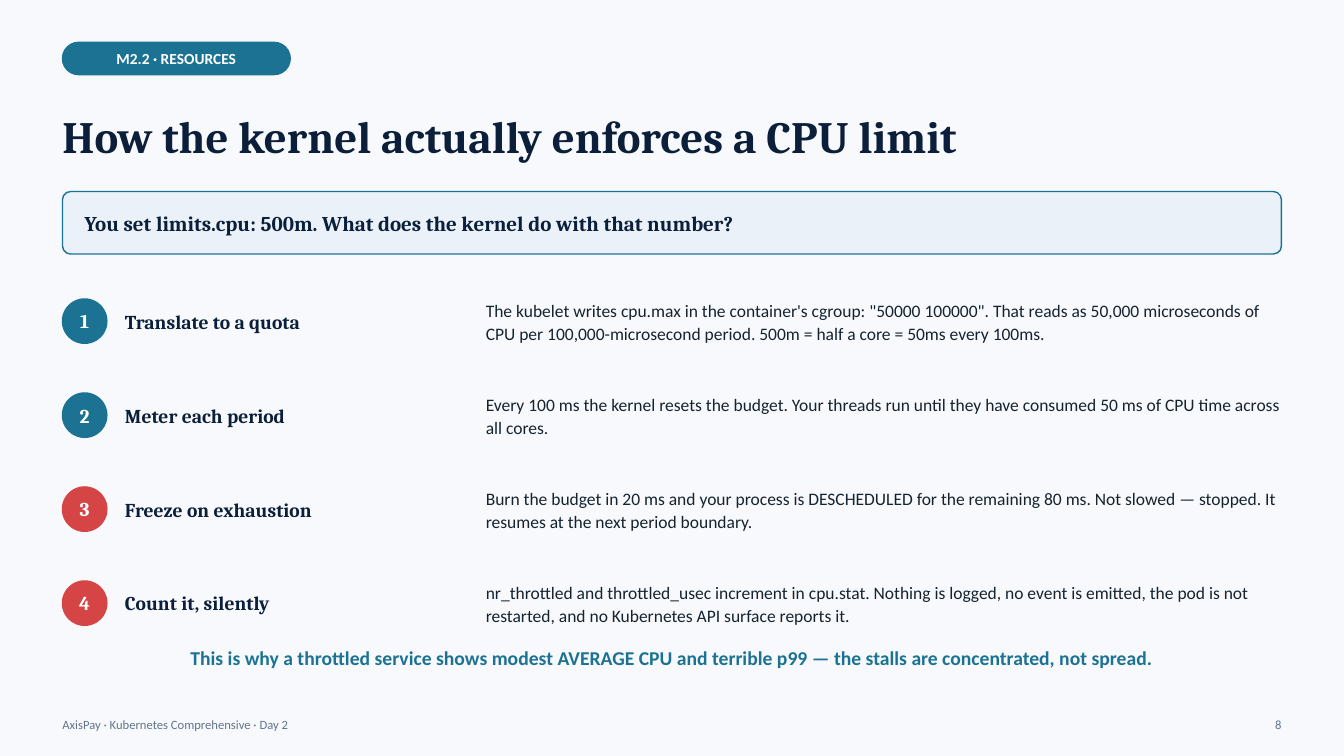
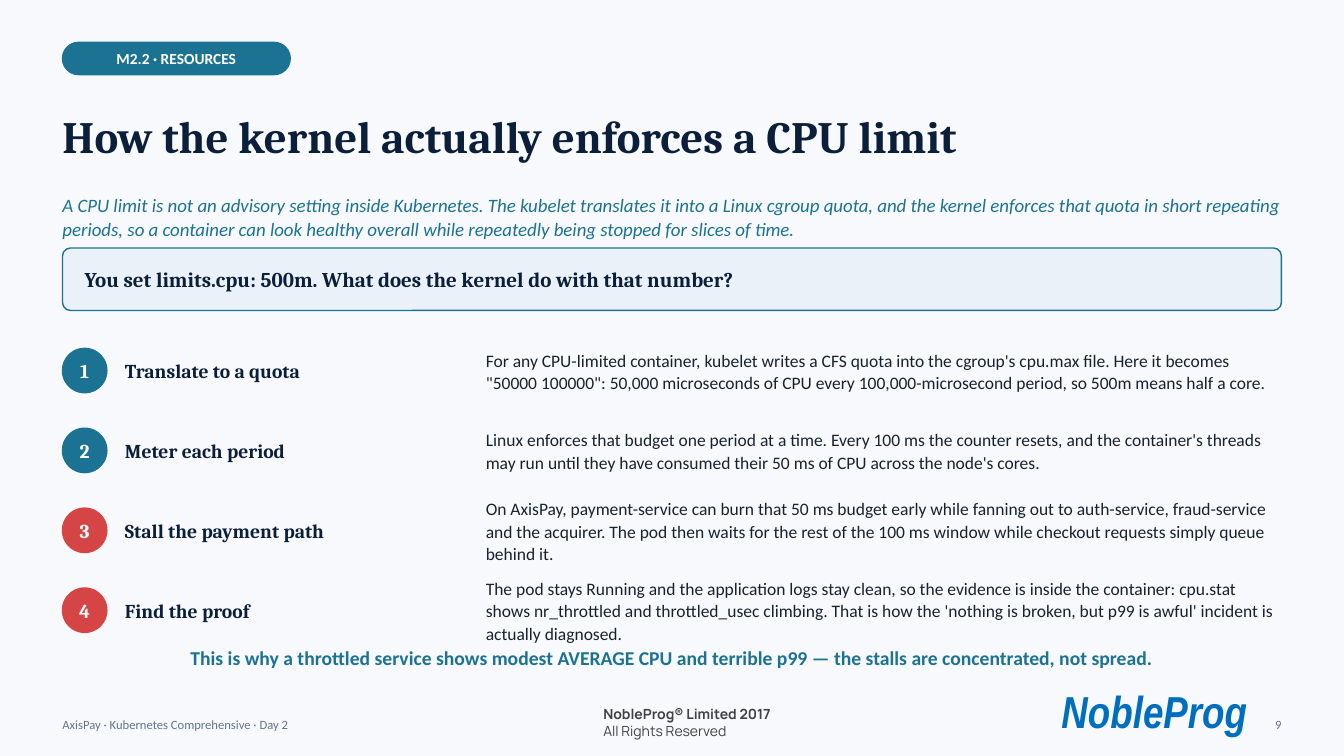
Before and after one commit to kumbulanit/kubernetescompr, a slide deck: slide 9 of days/day2/AxisPay-K8s-Day2.pptx (slide 8 before the commit). Drawn at 1344x756 pixels with LibreOffice and Linux fonts; fonts in the diff are those of the drawing; background and template pictures are left out. Boxes give left, top, right and bottom in pixels: in the first picture for what was removed or moved away, otherwise in the second. Text is boxed around its words. In the diff, an @@ line names an element or a change of style, - is before the commit and + after.

```diff
--- a/days/day2/AxisPay-K8s-Day2.pptx
+++ b/days/day2/AxisPay-K8s-Day2.pptx
@@ text added at (x1=62, y1=199, x2=1280, y2=240), 13.5 pt, text #1C7293, italic @@
+A CPU limit is not an advisory setting inside Kubernetes. The kubelet translates it into a Linux cgroup quota, and the kernel enforces that quota in short repeating periods, so a container can look healthy overall while repeatedly being stopped for slices of time.
@@ rounded rectangle moved from (x1=63, y1=192, x2=1281, y2=254) to (x1=63, y1=248, x2=1281, y2=311) @@
@@ text "You set limits.cpu: 500m. What ..." moved from (x1=85, y1=216, x2=733, y2=236) to (x1=85, y1=272, x2=733, y2=292) @@
@@ text "1" moved from (x1=80, y1=315, x2=89, y2=328) to (x1=80, y1=365, x2=89, y2=378) @@
@@ ellipse moved from (x1=63, y1=299, x2=107, y2=344) to (x1=63, y1=349, x2=107, y2=393) @@
@@ text "Translate to a quota" moved from (x1=125, y1=315, x2=300, y2=333) to (x1=125, y1=364, x2=300, y2=382) @@
@@ text at (x1=486, y1=355, x2=1265, y2=392): text changed @@
-The kubelet writes cpu.max in the container's cgroup: "50000 100000". That reads as 50,000 microseconds of CPU per 100,000-microsecond period. 500m = half a core = 50ms every 100ms.
+For any CPU-limited container, kubelet writes a CFS quota into the cgroup's cpu.max file. Here it becomes "50000 100000": 50,000 microseconds of CPU every 100,000-microsecond period, so 500m means half a core.
@@ text "Meter each period" moved from (x1=125, y1=409, x2=285, y2=427) to (x1=125, y1=444, x2=285, y2=462) @@
@@ text "2" moved from (x1=80, y1=409, x2=90, y2=423) to (x1=80, y1=444, x2=90, y2=458) @@
@@ ellipse moved from (x1=63, y1=393, x2=107, y2=438) to (x1=63, y1=429, x2=107, y2=473) @@
@@ text at (x1=486, y1=434, x2=1261, y2=472): text changed @@
-Every 100 ms the kernel resets the budget. Your threads run until they have consumed 50 ms of CPU time across all cores.
+Linux enforces that budget one period at a time. Every 100 ms the counter resets, and the container's threads may run until they have consumed their 50 ms of CPU across the node's cores.
@@ text "3" moved from (x1=80, y1=502, x2=90, y2=516) to (x1=80, y1=524, x2=90, y2=538) @@
@@ ellipse moved from (x1=63, y1=487, x2=107, y2=531) to (x1=63, y1=508, x2=107, y2=553) @@
@@ text removed at (x1=125, y1=503, x2=312, y2=517) @@
-Freeze on exhaustion
@@ text removed at (x1=486, y1=493, x2=1275, y2=531) @@
-Burn the budget in 20 ms and your process is DESCHEDULED for the remaining 80 ms. Not slowed — stopped. It resumes at the next period boundary.
@@ text added at (x1=486, y1=503, x2=1266, y2=560), 12.5 pt, text #16232F @@
+On AxisPay, payment-service can burn that 50 ms budget early while fanning out to auth-service, fraud-service and the acquirer. The pod then waits for the rest of the 100 ms window while checkout requests simply queue behind it.
@@ text added at (x1=125, y1=524, x2=324, y2=543), 14 pt, text #0B1F3A, bold @@
+Stall the payment path
@@ text "4" moved from (x1=79, y1=596, x2=90, y2=610) to (x1=79, y1=604, x2=90, y2=618) @@
@@ ellipse moved from (x1=63, y1=581, x2=107, y2=625) to (x1=63, y1=588, x2=107, y2=632) @@
@@ text removed at (x1=125, y1=596, x2=270, y2=615) @@
-Count it, silently
@@ text at (x1=486, y1=583, x2=1273, y2=643): text changed @@
-nr_throttled and throttled_usec increment in cpu.stat. Nothing is logged, no event is emitted, the pod is not restarted, and no Kubernetes API surface reports it.
+The pod stays Running and the application logs stay clean, so the evidence is inside the container: cpu.stat shows nr_throttled and throttled_usec climbing. That is how the 'nothing is broken, but p99 is awful' incident is actually diagnosed.
@@ text added at (x1=125, y1=604, x2=249, y2=622), 14 pt, text #0B1F3A, bold @@
+Find the proof
@@ text added at (x1=603, y1=708, x2=771, y2=740), 10 pt, text #414141, bold @@
+NobleProg® Limited 2017
+All Rights Reserved
@@ text added at (x1=1061, y1=695, x2=1247, y2=737), 32 pt, text #006EBE, bold, italic @@
+NobleProg
```
Also in this commit, not shown: 35 other slides changed, 6 slides added, 2 slides removed, 27 other files.
